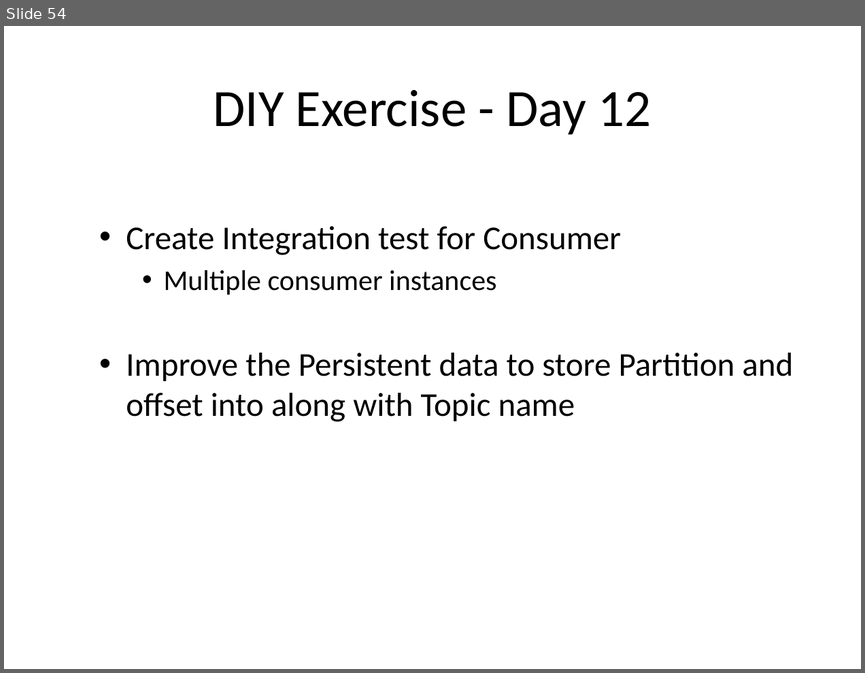
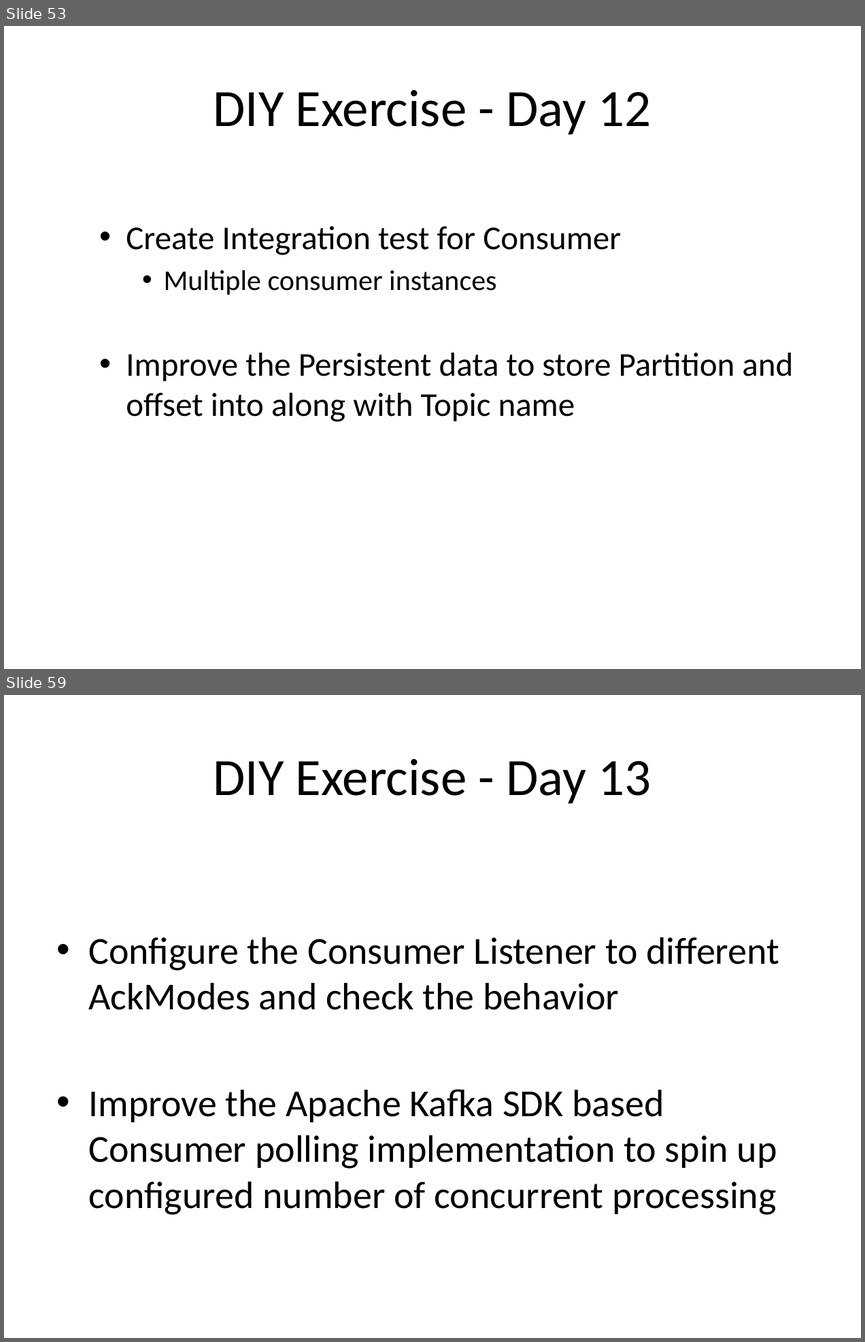
Before and after one commit to sreedharsingaraju/KafkaTutorials, a slide deck: PPT/Kafka-Teaching-Flow.pptx. Shown one above the other, each under a label of ours: slide 54 before the commit, slides 53 and 59 after it; the slides between them are not shown. The pictures are 865x673 and 865x1342 pixels, drawn with LibreOffice and Linux fonts; fonts in the diff are those of the drawing. Boxes give left, top, right and bottom in pixels: in the first picture for what was removed or moved away, otherwise in the second. Text is boxed around its words. In the diff, an @@ line names an element or a change of style, - is before the commit and + after.

Commit message:
Update Kafka-Teaching-Flow.pptx
added slides covering todays topics

```diff
--- a/PPT/Kafka-Teaching-Flow.pptx
+++ b/PPT/Kafka-Teaching-Flow.pptx
@@ slide 59 added at (x1=4, y1=695, x2=861, y2=1338), background #FFFFFF @@
@@ title added at (x1=213, y1=759, x2=651, y2=804), 44 pt, text #000000 @@
+DIY Exercise - Day 13
@@ text added at (x1=88, y1=937, x2=780, y2=1215), 32 pt, text #000000 @@
+• Configure the Consumer Listener to different AckModes and check the behavior
+• Improve the Apache Kafka SDK based Consumer polling implementation to spin up configured number of concurrent processing
@@ what was slide 54 is now slide 53 @@
```
Also in this commit, not shown: 1 slide changed, 4 other slides added.
